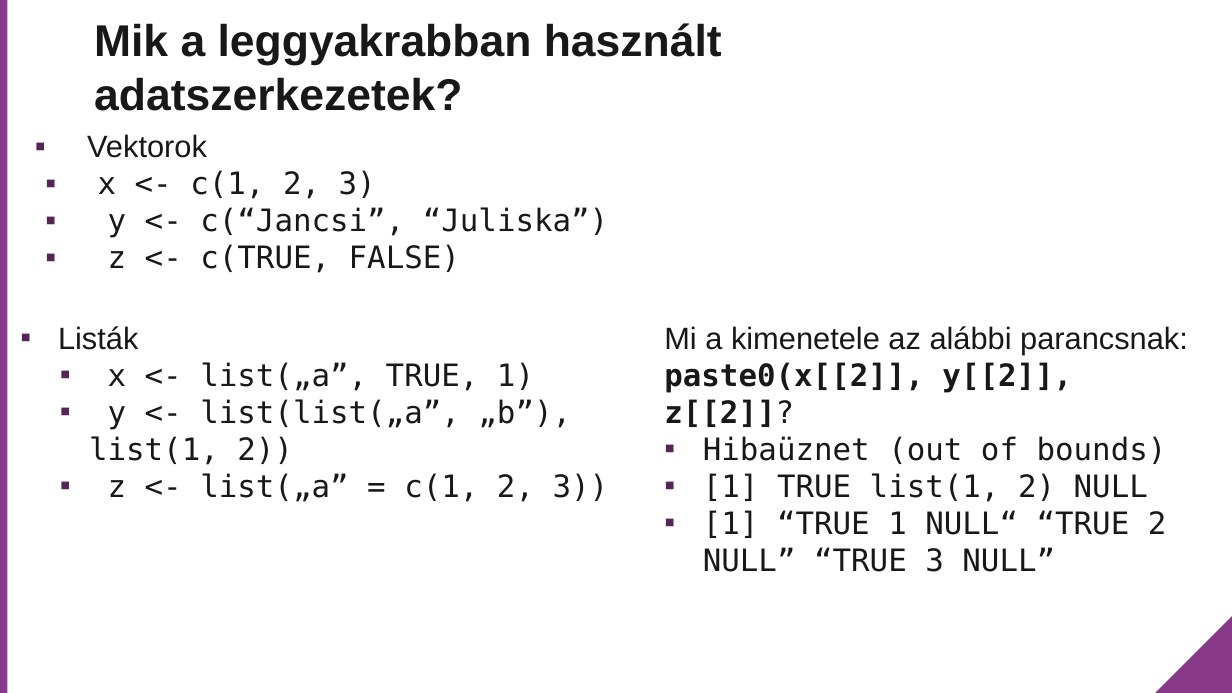
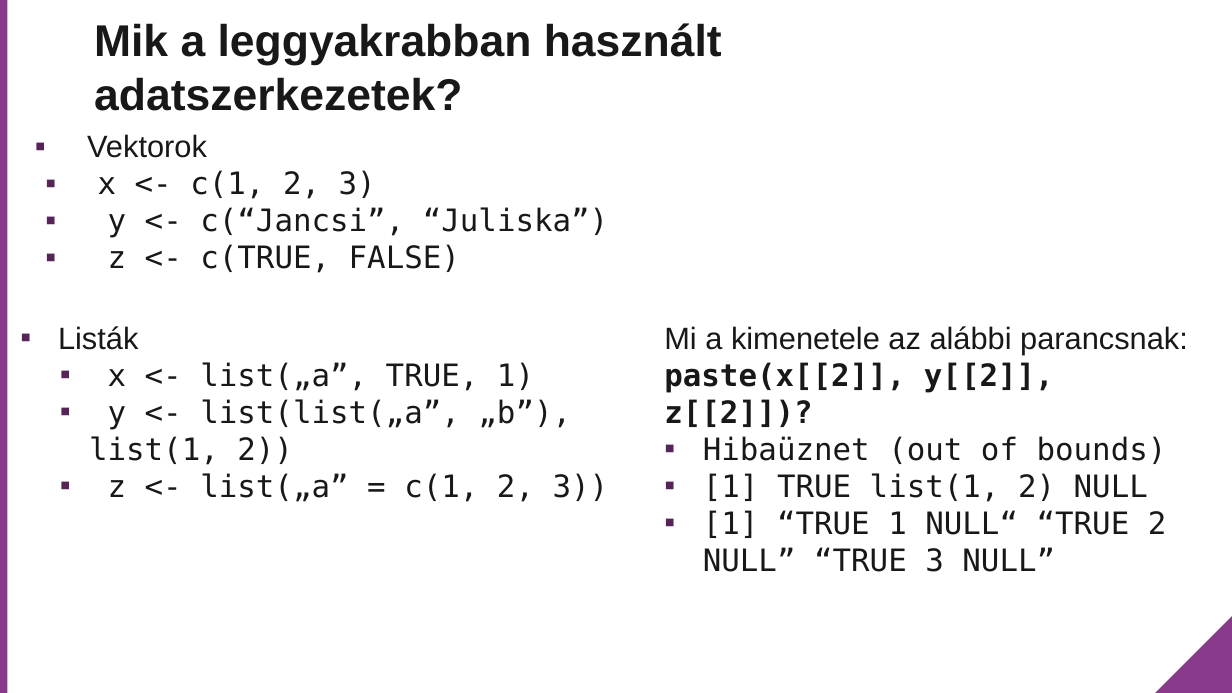
Before and after one commit to rladies/meetup-presentations_budapest, a slide deck: slide 5 of Meetup_2018_03_09/Data structures and loops/ppt/Adatszerkezetek.pptx. Drawn at 1232x693 pixels with LibreOffice and Linux fonts; fonts in the diff are those of the drawing; background and template pictures are left out. Boxes give left, top, right and bottom in pixels: in the first picture for what was removed or moved away, otherwise in the second. Text is boxed around its words. In the diff, an @@ line names an element or a change of style, - is before the commit and + after.

```diff
--- a/Meetup_2018_03_09/Data structures and loops/ppt/Adatszerkezetek.pptx
+++ b/Meetup_2018_03_09/Data structures and loops/ppt/Adatszerkezetek.pptx
@@ text at (664, 326, 1188, 427): text changed @@
-Mi a kimenetele az alábbi parancsnak:
-paste0(x[[2]], y[[2]], z[[2]]?
+Mi a kimenetele az alábbi parancsnak:
+paste(x[[2]], y[[2]], z[[2]])?
```
Also in this commit, not shown: 3 other slides changed, 4 slides added, 2 other files.
